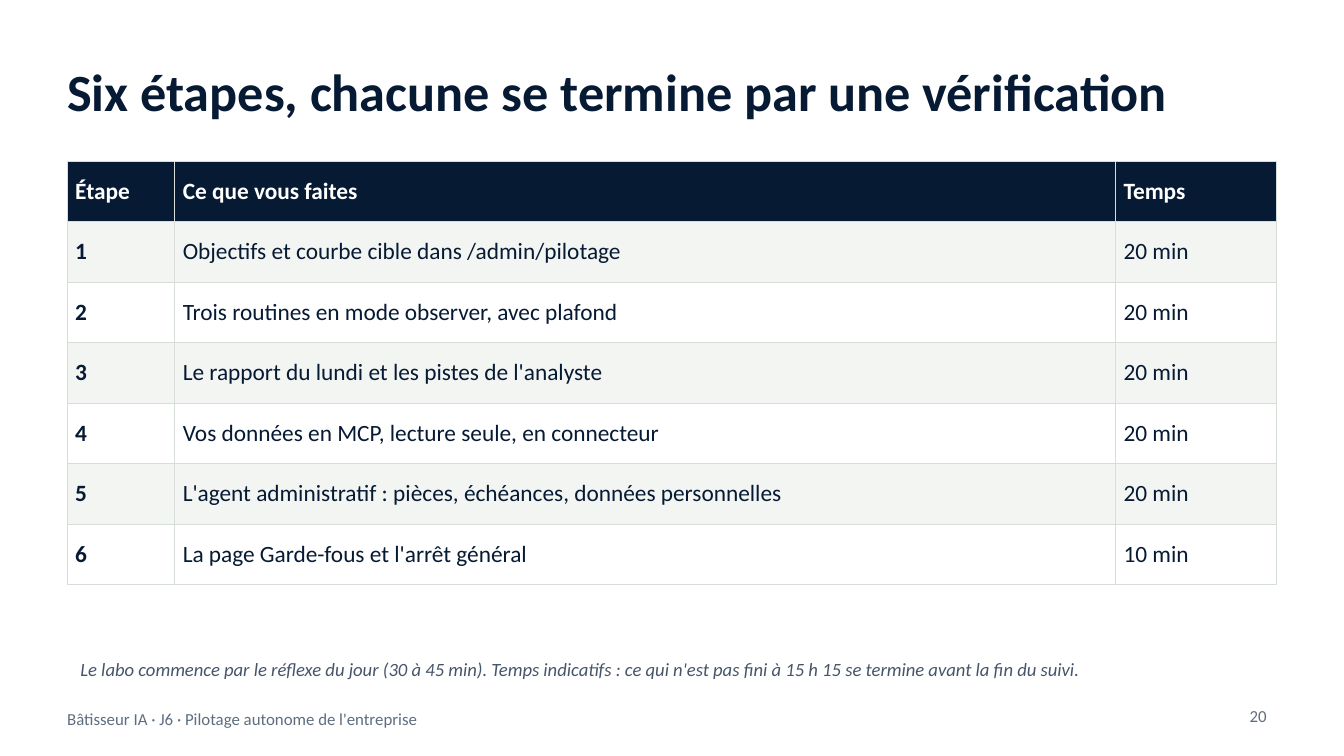
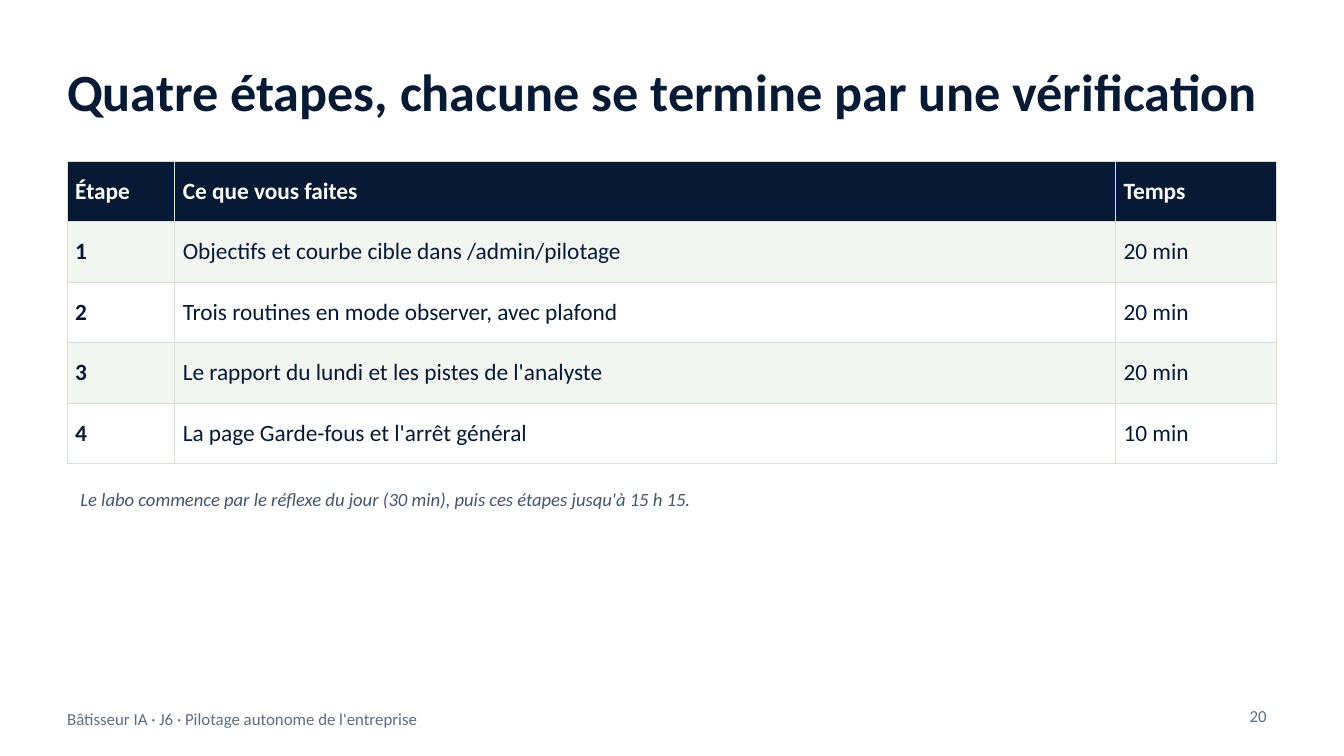
Before and after one commit to benyG/cisspbootcamp, a slide deck: slide 20 of content/library/files/Batisseur-IA-J6.pptx. Drawn at 1344x756 pixels with LibreOffice and Linux fonts; fonts in the diff are those of the drawing. Boxes give left, top, right and bottom in pixels: in the first picture for what was removed or moved away, otherwise in the second. Text is boxed around its words. In the diff, an @@ line names an element or a change of style, - is before the commit and + after.

```diff
--- a/content/library/files/Batisseur-IA-J6.pptx
+++ b/content/library/files/Batisseur-IA-J6.pptx
@@ title at (x1=67, y1=74, x2=1256, y2=120): text changed @@
-Six étapes, chacune se termine par une vérification
+Quatre étapes, chacune se termine par une vérification
@@ table at (x1=67, y1=161, x2=1277, y2=464) @@
-row 5: 4 | Vos données en MCP, lecture seule, en connecteur | 20 min
-row 6: 5 | L'agent administratif : pièces, échéances, données personnelles | 20 min
-row 7: 6 | La page Garde-fous et l'arrêt général | 10 min
+row 5: 4 | La page Garde-fous et l'arrêt général | 10 min
@@ text at (x1=80, y1=492, x2=691, y2=509): text changed @@
-Le labo commence par le réflexe du jour (30 à 45 min). Temps indicatifs : ce qui n'est pas fini à 15 h 15 se termine avant la fin du suivi.
+Le labo commence par le réflexe du jour (30 min), puis ces étapes jusqu'à 15 h 15.
```
Also in this commit, not shown: 7 other slides changed, 13 other files.
